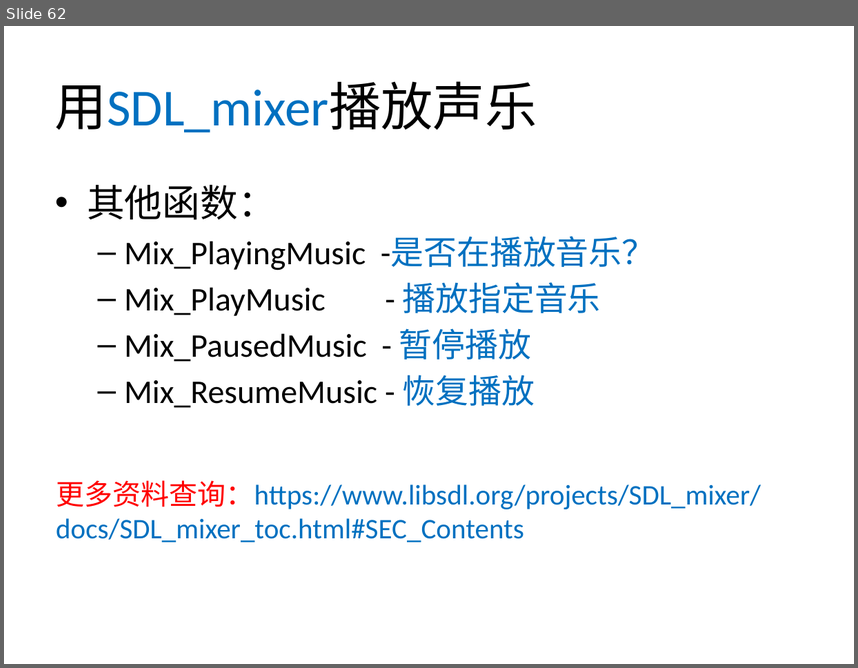
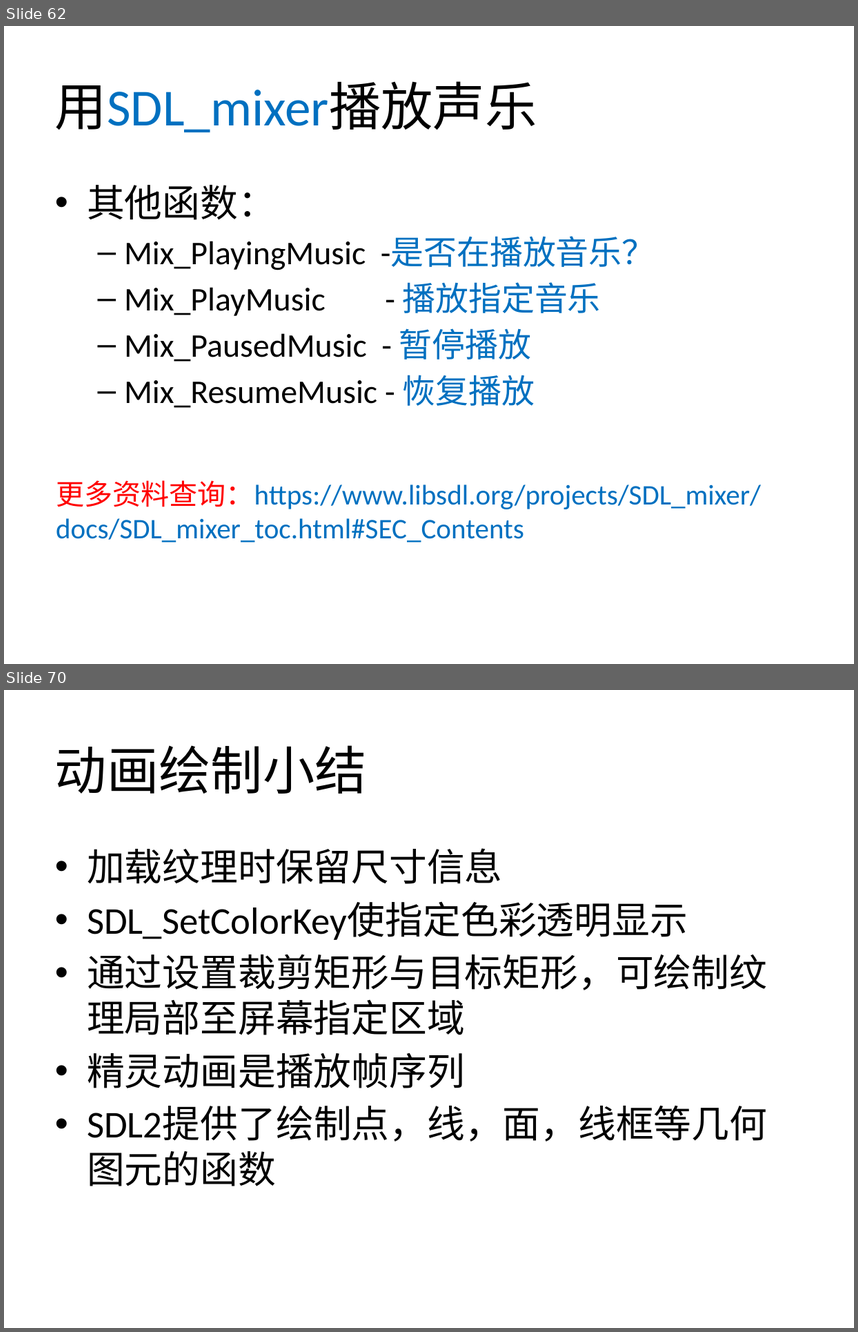
Before and after one commit to xinguo2015/SDL2Project2017, a slide deck: Tutorials/SDL2Tutorials.pptx. Shown one above the other, each under a label of ours: slide 62 before the commit, slides 62 and 70 after it; the slides between them are not shown. The pictures are 858x668 and 858x1332 pixels, drawn with LibreOffice and Linux fonts; fonts in the diff are those of the drawing; background and template pictures are left out. Boxes give left, top, right and bottom in pixels: in the first picture for what was removed or moved away, otherwise in the second. Text is boxed around its words. In the diff, an @@ line names an element or a change of style, - is before the commit and + after.

```diff
--- a/Tutorials/SDL2Tutorials.pptx
+++ b/Tutorials/SDL2Tutorials.pptx
@@ slide 70 added at <box>4,690,854,1328</box>, background #FFFFFF @@
@@ title added at <box>55,745,367,793</box>, 44 pt, text #000000 @@
+动画绘制小结
@@ text added at <box>87,848,767,1186</box>, 32 pt, text #000000 @@
+• 加载纹理时保留尺寸信息
+• SDL_SetColorKey使指定色彩透明显示
+• 通过设置裁剪矩形与目标矩形，可绘制纹理局部至屏幕指定区域
+• 精灵动画是播放帧序列
+• SDL2提供了绘制点，线，面，线框等几何图元的函数
```
Also in this commit, not shown: 8 other slides added, 1 slide removed, 17 other files.
